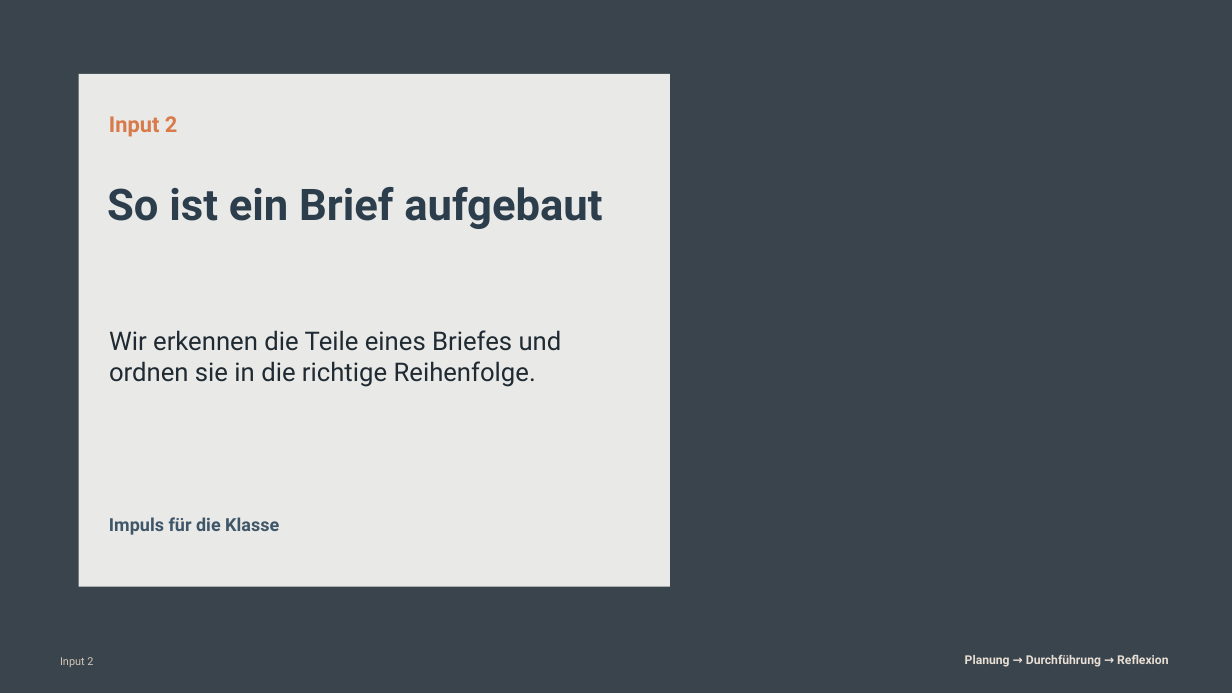
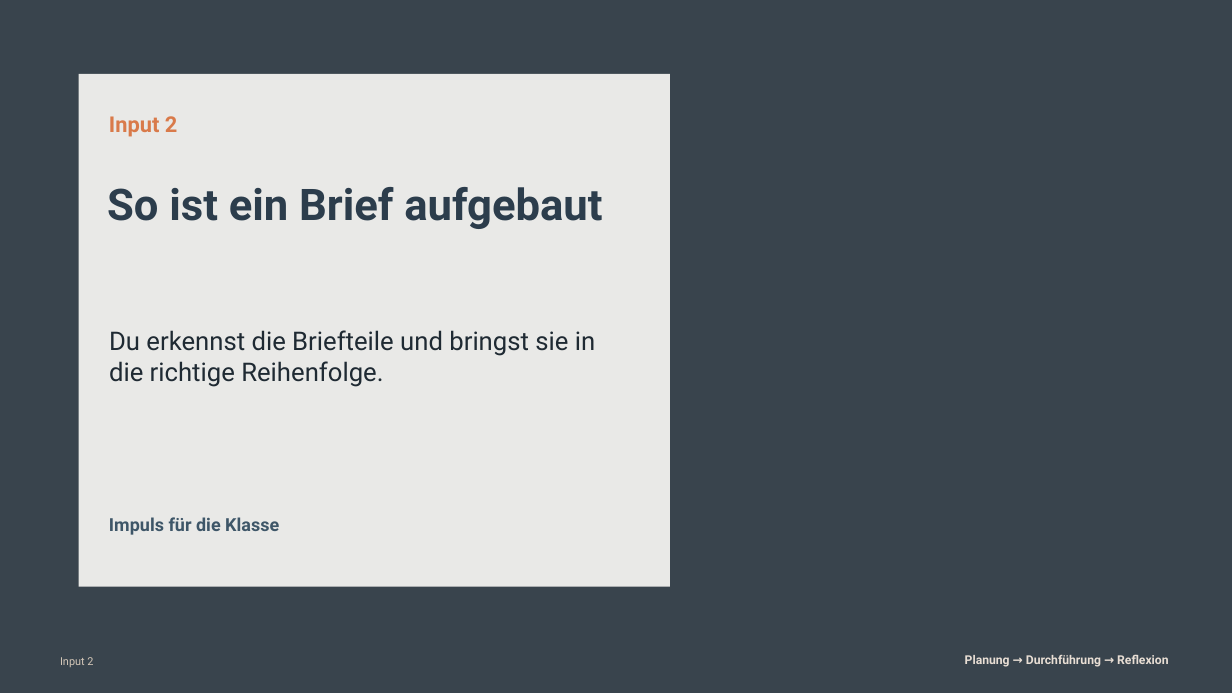
Before and after one commit to technikerleben/d5ur1-wunschbriefe, a slide deck: slide 7 of praesentationen/Impulse_Wunschbriefe_SRL_Mathe.pptx. Drawn at 1232x693 pixels with LibreOffice and Linux fonts; fonts in the diff are those of the drawing; background and template pictures are left out. Boxes give left, top, right and bottom in pixels: in the first picture for what was removed or moved away, otherwise in the second. Text is boxed around its words. In the diff, an @@ line names an element or a change of style, - is before the commit and + after.

```diff
--- a/praesentationen/Impulse_Wunschbriefe_SRL_Mathe.pptx
+++ b/praesentationen/Impulse_Wunschbriefe_SRL_Mathe.pptx
@@ text at box(109, 330, 595, 387): text changed @@
-Wir erkennen die Teile eines Briefes und ordnen sie in die richtige Reihenfolge.
+Du erkennst die Briefteile und bringst sie in die richtige Reihenfolge.
```
Also in this commit, not shown: 23 other slides changed, 8 other files.
